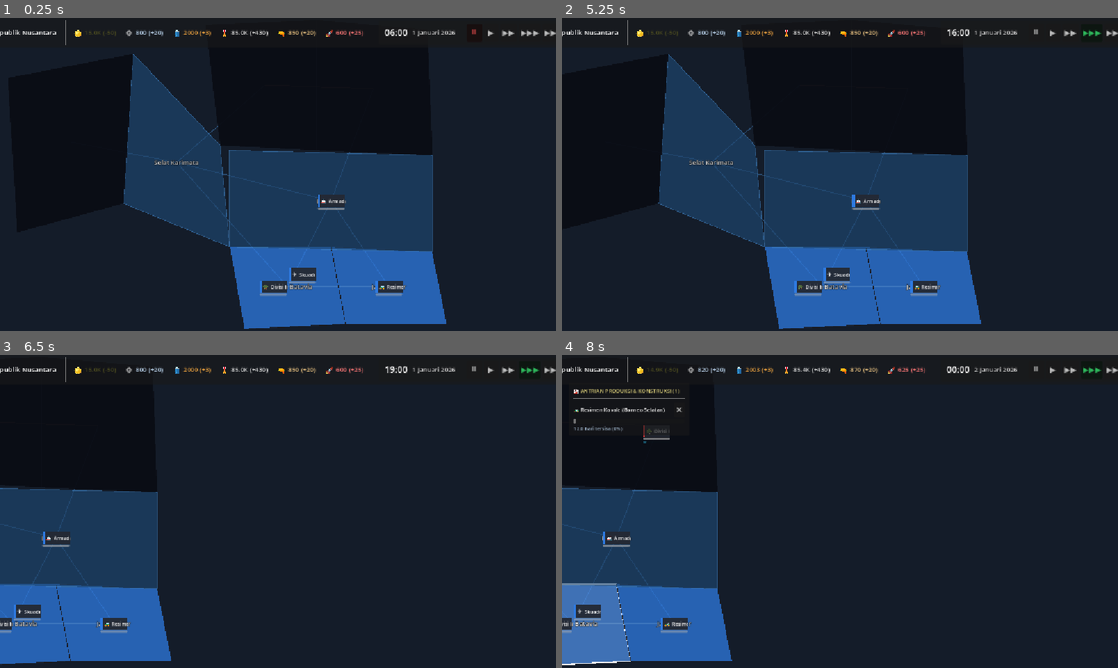
Above: before the commit, frames 1-4 (two rows, left to right).
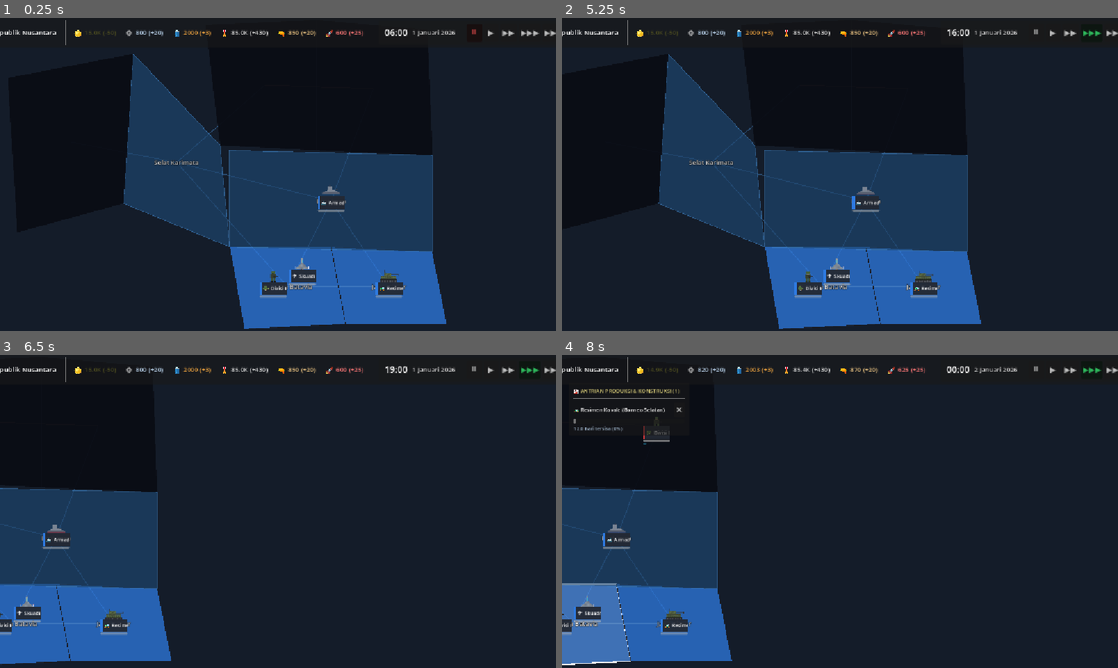
Above: after the commit, the same moments.

Repository: imismaindra/true-nation
Game: Godot game, scene res://src/main.tscn
Same seed, same stepped clock (60 frames per second), same inputs: the game is played once before the commit and once after it.
Inputs (mouse positions are in pixels of both pictures, inside the frame that each line leads up to):
- Up to frame 1 (0.25 s): no input
- Up to frame 2 (5.25 s): click "⏸" at 0.5 s; click "▶" at 1.25 s; click "▶▶" at 2 s; click "▶▶▶" at 2.75 s; tap Enter at 3.5, 5 s; drag from (1012, 174) to (834, 287) at 3.52 s; tap Space at 4.25 s; drag from (1012, 174) to (834, 287) at 4.27 s; move the mouse to (1012, 174) at 5.02 s; hold D from 5.03 s (still down); tap 3 at 5.1 s; click (1012, 174) at 5.17 s
- Up to frame 3 (6.5 s): release D at 5.75 s; drag from (255, 511) to (194, 624) at 5.77 s
- Up to frame 4 (8 s): drag from (739, 511) to (589, 611) at 6.52 s; drag from (734, 511) to (589, 611) at 7.27 s

The runs differ from the first frame. In frame 1, 0.7% of the frame differs, in the area x 46-73%, y 53-90%; in frame 2, 0.7%, in the area x 41-68%, y 54-90%; in frame 3, 0.6%; in frame 4, 0.7%.

Commit message:
feat(v0.2): integrate retro pixel art sprites, combat particles, marching line, and notification banner (Step 12)

Diff:
--- a/src/main.tscn
+++ b/src/main.tscn
@@ -18,6 +18,7 @@
 [ext_resource type="Script" path="res://src/ai/ai_manager.gd" id="16_aimgr"]
 [ext_resource type="Resource" uid="uid://b23x18y4m59la" path="res://src/data/countries/rival_country.tres" id="17_rival"]
 [ext_resource type="Script" path="res://src/map/fog_of_war_manager.gd" id="18_fog"]
+[ext_resource type="PackedScene" path="res://src/ui/notification_banner.tscn" id="19_banner"]
 
 [node name="Main" type="Node2D"]
 script = ExtResource("1_main")
@@ -80,6 +81,11 @@
 production_manager = NodePath("../../ProductionManager")
 building_manager = NodePath("../../BuildingManager")
 
+[node name="NotificationBanner" parent="UI" node_paths=PackedStringArray("production_manager", "building_manager") instance=ExtResource("19_banner")]
+player_country = ExtResource("6_player")
+production_manager = NodePath("../../ProductionManager")
+building_manager = NodePath("../../BuildingManager")
+
 [node name="BottomLeftContainer" type="MarginContainer" parent="UI"]
 anchors_preset = 2
 anchor_top = 1.0
--- a/src/military/unit.gd
+++ b/src/military/unit.gd
@@ -25,6 +25,11 @@
 var _target_position: Vector2 = Vector2.ZERO
 
 # Komponen Visual Internal
+@onready var visual_node: Node2D = $Visual
+@onready var unit_sprite: Sprite2D = $Visual/UnitSprite
+@onready var marching_line: Line2D = $MarchingLine
+@onready var combat_particles: CPUParticles2D = $Visual/CombatParticles
+@onready var smoke_particles: CPUParticles2D = $Visual/SmokeParticles
 @onready var selection_ring: Line2D = $Visual/SelectionRing
 @onready var bg_color_rect: ColorRect = $Visual/BadgeContainer/BgColor
 @onready var flag_bar: ColorRect = $Visual/BadgeContainer/FlagBar
@@ -39,6 +44,8 @@
 		current_strength = unit_data.max_strength
 		current_organization = unit_data.max_organization
 
+	_load_unit_sprite()
+
 	# Hubungkan dengan detak per jam TimeManager
 	var time_mgr = get_node_or_null("/root/TimeManager")
 	if time_mgr != null:
@@ -52,11 +59,52 @@
 
 	_update_visuals()
 
+func _load_unit_sprite() -> void:
+	if unit_sprite == null or unit_data == null:
+		return
+
+	var tex_path = ""
+	match unit_data.domain:
+		UnitData.Domain.LAND:
+			if unit_data.hard_attack > 10.0:
+				tex_path = "res://assets/sprites/units/army/tank.png"
+			else:
+				tex_path = "res://assets/sprites/units/army/infantry.png"
+		UnitData.Domain.SEA:
+			tex_path = "res://assets/sprites/units/navy/frigate.png"
+		UnitData.Domain.AIR:
+			tex_path = "res://assets/sprites/units/air/fighter.png"
+
+	if tex_path != "" and ResourceLoader.exists(tex_path):
+		unit_sprite.texture = load(tex_path)
+
 func _process(delta: float) -> void:
+	# Animasi mengapung halus untuk sprite kendaraan
+	if unit_sprite != null and unit_sprite.texture != null:
+		unit_sprite.position.y = -20.0 + sin(Time.get_ticks_msec() * 0.0035) * 1.5
+
 	# Interpolasi posisi visual secara halus saat sedang bergerak
 	if is_moving and target_province != null:
 		var target_world_pos = _start_position.lerp(_target_position, movement_progress)
 		global_position = global_position.lerp(target_world_pos, delta * 10.0)
+
+	# Marching Line dinamis saat bergerak dan dipilih
+	if marching_line != null:
+		if is_moving and is_selected and target_province != null:
+			marching_line.visible = true
+			var target_local = to_local(_target_position)
+			marching_line.points = [Vector2.ZERO, target_local]
+		else:
+			marching_line.visible = false
+
+	# Efek partikel kilatan tembakan dan asap saat pertempuran
+	if combat_particles != null and smoke_particles != null:
+		combat_particles.emitting = is_in_combat
+		smoke_particles.emitting = is_in_combat
+		if is_in_combat:
+			visual_node.position = Vector2(randf_range(-0.8, 0.8), randf_range(-0.8, 0.8))
+		else:
+			visual_node.position = Vector2.ZERO
 
 func _on_hourly_tick(_hour: int, _day: int, _month: int, _year: int) -> void:
 	# Pemulihan moral perlahan saat tidak bertempur dan tidak bergerak
--- a/src/military/unit.tscn
+++ b/src/military/unit.tscn
@@ -3,16 +3,28 @@
 [ext_resource type="Script" path="res://src/military/unit.gd" id="1_unit"]
 
 [sub_resource type="RectangleShape2D" id="RectangleShape2D_unit"]
-size = Vector2(60, 36)
+size = Vector2(60, 52)
 
 [node name="Unit" type="Node2D"]
 script = ExtResource("1_unit")
 
+[node name="MarchingLine" type="Line2D" parent="."]
+visible = false
+width = 2.5
+default_color = Color(0.2, 0.85, 1, 0.8)
+joint_mode = 2
+begin_cap_mode = 2
+end_cap_mode = 2
+
 [node name="Visual" type="Node2D" parent="."]
+
+[node name="UnitSprite" type="Sprite2D" parent="Visual"]
+position = Vector2(0, -20)
+scale = Vector2(0.9, 0.9)
 
 [node name="SelectionRing" type="Line2D" parent="Visual"]
 visible = false
-points = PackedVector2Array(-32, -18, 32, -18, 32, 22, -32, 22, -32, -18)
+points = PackedVector2Array(-32, -34, 32, -34, 32, 22, -32, 22, -32, -34)
 width = 2.0
 default_color = Color(1, 0.85, 0.2, 1)
 
@@ -25,9 +37,9 @@
 anchor_right = 0.5
 anchor_bottom = 0.5
 offset_left = -28.0
-offset_top = -13.0
+offset_top = -10.0
 offset_right = 28.0
-offset_bottom = 13.0
+offset_bottom = 16.0
 grow_horizontal = 2
 grow_vertical = 2
 mouse_filter = 2
@@ -80,9 +92,9 @@
 [node name="BarOrganization" type="ProgressBar" parent="Visual"]
 custom_minimum_size = Vector2(56, 4)
 offset_left = -28.0
-offset_top = 14.0
+offset_top = 18.0
 offset_right = 28.0
-offset_bottom = 18.0
+offset_bottom = 22.0
 mouse_filter = 2
 value = 100.0
 show_percentage = false
@@ -92,14 +104,47 @@
 modulate = Color(0.2, 0.8, 1, 1)
 custom_minimum_size = Vector2(56, 4)
 offset_left = -28.0
-offset_top = 20.0
+offset_top = 24.0
 offset_right = 28.0
-offset_bottom = 24.0
+offset_bottom = 28.0
 mouse_filter = 2
 show_percentage = false
+
+[node name="CombatParticles" type="CPUParticles2D" parent="Visual"]
+position = Vector2(0, -6)
+emitting = false
+amount = 12
+lifetime = 0.5
+explosiveness = 0.2
+emission_shape = 1
+emission_sphere_radius = 16.0
+direction = Vector2(0, -1)
+spread = 60.0
+gravity = Vector2(0, 30)
+initial_velocity_min = 25.0
+initial_velocity_max = 50.0
+scale_amount_min = 2.0
+scale_amount_max = 3.5
+color = Color(1, 0.65, 0.2, 0.9)
+
+[node name="SmokeParticles" type="CPUParticles2D" parent="Visual"]
+position = Vector2(0, -10)
+emitting = false
+amount = 8
+lifetime = 0.8
+emission_shape = 1
+emission_sphere_radius = 12.0
+direction = Vector2(0, -1)
+spread = 45.0
+gravity = Vector2(0, -20)
+initial_velocity_min = 10.0
+initial_velocity_max = 20.0
+scale_amount_min = 3.0
+scale_amount_max = 6.0
+color = Color(0.3, 0.32, 0.35, 0.6)
 
 [node name="ClickArea" type="Area2D" parent="."]
 
 [node name="CollisionShape2D" type="CollisionShape2D" parent="ClickArea"]
-position = Vector2(0, 3)
+position = Vector2(0, -4)
 shape = SubResource("RectangleShape2D_unit")
--- /dev/null
+++ b/src/ui/notification_banner.gd
@@ -0,0 +1,64 @@
+# notification_banner.gd
+# Menampilkan banner notifikasi pop-up dinamis untuk peristiwa strategis penting di medan perang.
+class_name NotificationBanner
+extends PanelContainer
+
+@export var player_country: Country
+@export var production_manager: ProductionManager
+@export var building_manager: Node
+
+@onready var label_icon: Label = $Margin/HBox/LabelIcon
+@onready var label_text: Label = $Margin/HBox/LabelText
+
+var _hide_timer: float = 0.0
+
+func _ready() -> void:
+	visible = false
+
+	var event_bus = get_node_or_null("/root/EventBus")
+	if event_bus != null:
+		event_bus.province_owner_changed.connect(_on_province_owner_changed)
+		event_bus.combat_started.connect(_on_combat_started)
+
+	if production_manager != null:
+		production_manager.order_completed.connect(_on_production_completed)
+
+	if building_manager != null:
+		building_manager.construction_completed.connect(_on_construction_completed)
+
+func _process(delta: float) -> void:
+	if visible:
+		_hide_timer -= delta
+		if _hide_timer <= 0.0:
+			visible = false
+
+func show_notification(icon: String, text: String, color: Color = Color(1, 1, 1), duration: float = 4.0) -> void:
+	label_icon.text = icon
+	label_text.text = text
+	label_text.modulate = color
+	visible = true
+	_hide_timer = duration
+
+func _on_province_owner_changed(prov: Province, old_owner: Country, new_owner: Country) -> void:
+	if prov == null or new_owner == null:
+		return
+	if new_owner == player_country:
+		show_notification("🏆", "WILAYAH DIREBUT: %s kini berada di bawah kendali kita!" % prov.province_name, Color(0.4, 0.95, 0.5), 4.5)
+	elif old_owner == player_country:
+		show_notification("🚨", "WILAYAH JATUH: %s telah direbut oleh musuh!" % prov.province_name, Color(0.95, 0.35, 0.35), 4.5)
+
+func _on_combat_started(prov: Province, _attackers: Array, _defenders: Array) -> void:
+	if prov != null:
+		show_notification("⚔️", "KONTAK TEMPUR: Pertempuran pecah di %s!" % prov.province_name, Color(1.0, 0.75, 0.3), 3.5)
+
+func _on_production_completed(order: ProductionManager.ProductionOrder, _unit) -> void:
+	if order != null and order.country == player_country:
+		var u_name = order.unit_data.unit_name if order.unit_data else "Divisi"
+		var p_name = order.target_province.province_name if order.target_province else "Pangkalan"
+		show_notification("🎖️", "DIVISI BARU DEPLOY: %s telah selesai dirakit di %s!" % [u_name, p_name], Color(0.3, 0.85, 1.0), 4.0)
+
+func _on_construction_completed(order) -> void:
+	if order != null and order.country == player_country:
+		var b_name = order.building_data.building_name if order.building_data else "Fasilitas"
+		var p_name = order.target_province.province_name if order.target_province else "Wilayah"
+		show_notification("🏗️", "FASILITAS SELESAI: %s telah aktif beroperasi di %s!" % [b_name, p_name], Color(0.95, 0.85, 0.4), 4.0)
--- /dev/null
+++ b/src/ui/notification_banner.tscn
@@ -0,0 +1,43 @@
+[gd_scene format=3]
+
+[ext_resource type="Script" path="res://src/ui/notification_banner.gd" id="1_banner"]
+
+[node name="NotificationBanner" type="PanelContainer"]
+custom_minimum_size = Vector2(400, 36)
+anchors_preset = 5
+anchor_left = 0.5
+anchor_right = 0.5
+offset_left = -200.0
+offset_top = 54.0
+offset_right = 200.0
+offset_bottom = 90.0
+grow_horizontal = 2
+mouse_filter = 2
+script = ExtResource("1_banner")
+
+[node name="Margin" type="MarginContainer" parent="."]
+layout_mode = 2
+mouse_filter = 2
+theme_override_constants/margin_left = 12
+theme_override_constants/margin_top = 6
+theme_override_constants/margin_right = 12
+theme_override_constants/margin_bottom = 6
+
+[node name="HBox" type="HBoxContainer" parent="Margin"]
+layout_mode = 2
+mouse_filter = 2
+theme_override_constants/separation = 10
+
+[node name="LabelIcon" type="Label" parent="Margin/HBox"]
+layout_mode = 2
+theme_override_font_sizes/font_size = 16
+text = "🏆"
+vertical_alignment = 1
+
+[node name="LabelText" type="Label" parent="Margin/HBox"]
+layout_mode = 2
+size_flags_horizontal = 3
+theme_override_font_sizes/font_size = 12
+text = "Wilayah Direbut: Jawa Timur kini di bawah kendali kita!"
+vertical_alignment = 1
+clip_text = true
Binary file added: assets/sprites/units/air/fighter.png
Not shown, added: assets/sprites/units/air/fighter.png.import
Binary file added: assets/sprites/units/army/infantry.png
Not shown, added: assets/sprites/units/army/infantry.png.import
Binary file added: assets/sprites/units/army/tank.png
Not shown, added: assets/sprites/units/army/tank.png.import
Binary file added: assets/sprites/units/navy/frigate.png
Not shown, added: assets/sprites/units/navy/frigate.png.import
Not shown: 1 places in src/main.tscn that only renumber resources
